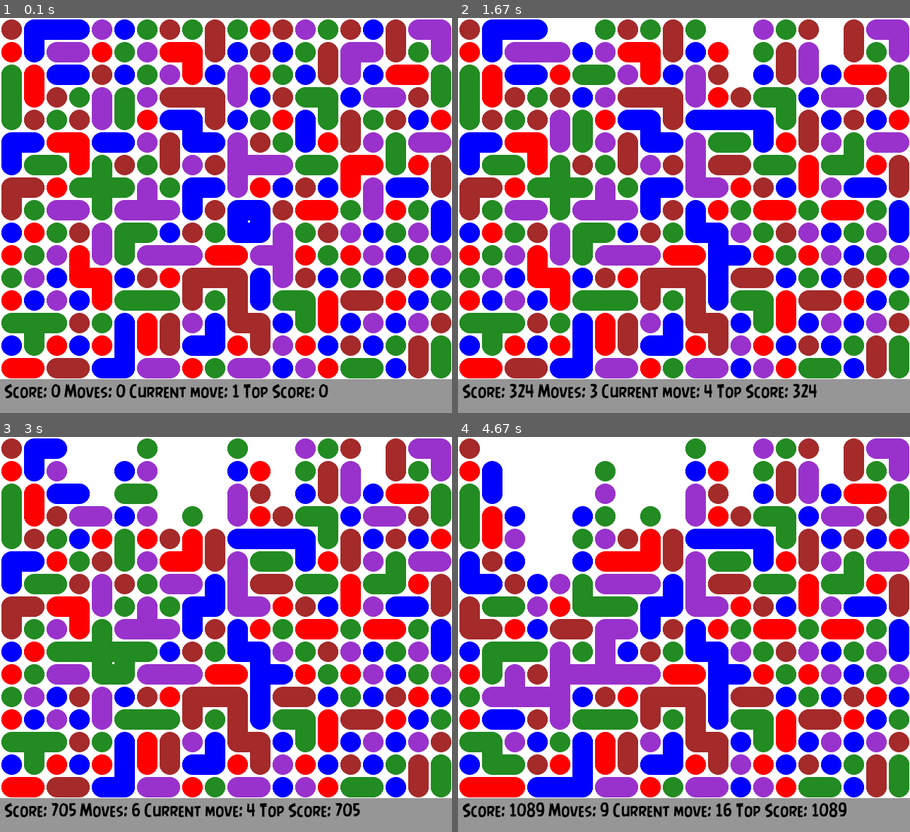
Above: before the commit, frames 1-4 (two rows, left to right).
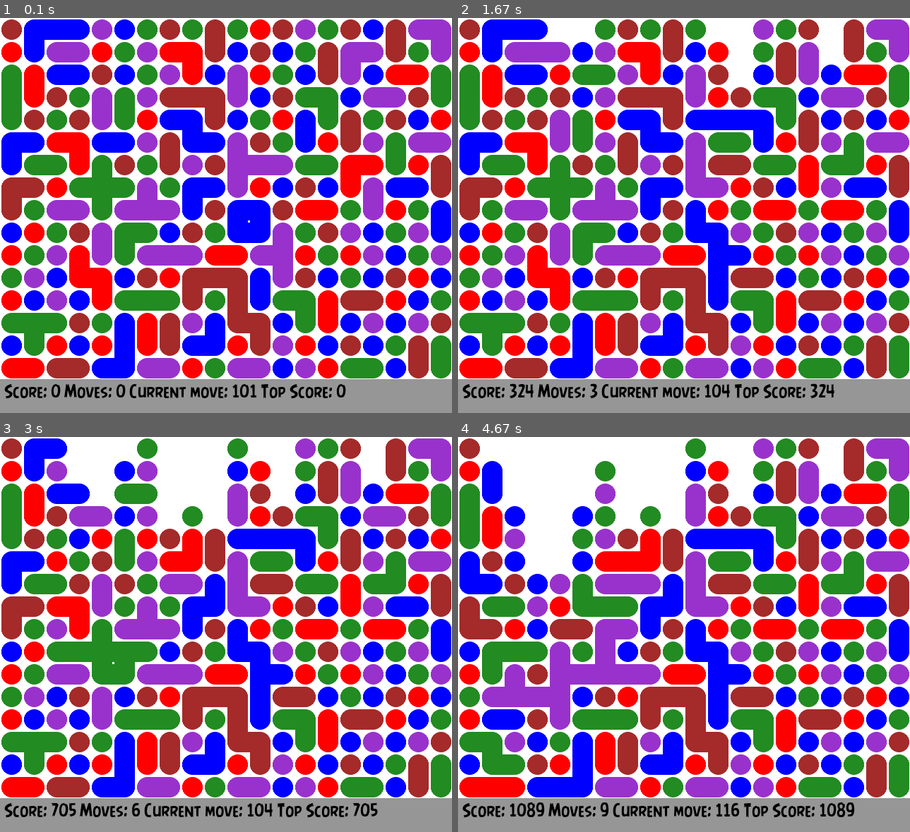
Above: after the commit, the same moments.

Repository: opethe1st/SameGame
Game: pygame game, started from Gui.py
The game is run twice, just before and just after one commit, with the same random seed, the same clock (stepped at 60 frames per second) and the same inputs. The source is Python 2; it was converted automatically to run under Python 3.
Inputs (mouse positions are in pixels of both pictures, inside the frame that each line leads up to):
- Up to frame 1 (0.1 s): no input
- Up to frame 2 (1.67 s): click (828, 203) at 0.38 s; click (543, 306) at 0.72 s; click (738, 251) at 1.05 s; click (575, 136) at 1.38 s
- Up to frame 3 (3 s): click (212, 567) at 1.72 s; click (162, 551) at 2.05 s; click (384, 737) at 2.38 s; click (81, 674) at 2.72 s
- Up to frame 4 (4.67 s): click (552, 559) at 3.05 s; click (557, 677) at 3.38 s; click (846, 725) at 3.72 s; click (548, 780) at 4.05 s; click (543, 658) at 4.38 s

The runs differ from the first frame. In frame 1, 0.4% of the frame differs, in the area x 53-77%, y 92-97%; in frame 2, 0.6%; in frame 3, 0.6%; in frame 4, 0.6%, in the area x 58-88%, y 92-97%.

Commit message:
Clean up scoring code

Diff:
--- a/Gui.py
+++ b/Gui.py
@@ -17,7 +17,6 @@
 
 DIAMETER = 32
 RADIUS = DIAMETER/2
-currentScore = 0
 GameOver = False
 
 
@@ -45,7 +44,7 @@
             if board.balls[x][y]:
                 drawCircle(1,(RADIUS+x*DIAMETER,RADIUS+y*DIAMETER), board.balls[x][y].colour)
     drawJoiningSquare(board,RADIUS)
-    displayscore(board)
+    displayscore(board,0)
 
 def getCircle(board,radius):
     x1,y1 = pygame.mouse.get_pos()
@@ -57,12 +56,11 @@
                 return int((x2-RADIUS)/DIAMETER),int((y2-RADIUS)/DIAMETER)
     return None
 
-def displayscore(board):
-    global currentScore
+def displayscore(board,current):
     pygame.draw.rect(screen, (150,150,150), (0,512,640,48), 0)
     pygame.font.init()
     myfont = pygame.font.Font(basedir + os.sep + "Fonts/angrybirds-regular.ttf", 24)
-    textsurface = myfont.render(' Score: %s Moves: %s Current move: %s Top Score: %s'%(board.score,board.nmoves,currentScore,board.highScore), 1, BLACK,(150,150,150)).convert()
+    textsurface = myfont.render(' Score: %s Moves: %s Current move: %s Top Score: %s'%(board.score,board.nmoves,current,board.highScore), 1, BLACK,(150,150,150)).convert()
     screen.blit(textsurface,(1,515))
     pygame.display.update()
 
@@ -82,8 +80,8 @@
     while True:
         position = getCircle(board,radius=RADIUS)
         if position and not GameOver:
-            currentScore = len(board.findAdjacentBalls(position))**2
-            displayscore(board)
+            currentScore = len(board.findAdjacentBalls(position))**2+100
+            displayscore(board,currentScore)
             pygame.display.update()
 
         for event in pygame.event.get():
--- a/Logic.py
+++ b/Logic.py
@@ -22,15 +22,11 @@
 class Ball:
     def __init__(self,colour = WHITE):
         self.colour = colour
-    def clear(self):
-        self.colour = WHITE
 
 class Square:
     def __init__(self,colour,position):
         self.colour = colour
         self.position = position
-    def clear(self):
-        self.colour = WHITE
 
 class Board:
     def __init__(self, width=20,height=16):
@@ -40,12 +36,8 @@
         self.nballsleft = width*height
         self.nmoves = 0
         self.score = 0
-        f = open(basedir + os.sep +'TopScores.txt','r')
-        score = f.readline()
-        if len(score)>0:
-            self.highScore = int(score)
-        else:
-            self.highScore = 0
+        self.currentScore = 0
+        self.highScore = self.getHighScore()
 
     def initBoard(self):
         for i in range(self.width):
@@ -68,7 +60,7 @@
         x,y = ballposition
         stack = [ballposition]
         visited = [[False for i in xrange(self.height)] for j in xrange(self.width) ]
-        #print x,y
+
         visited[x][y] = True
         connectedballs = [ballposition]
         while stack:
@@ -80,7 +72,7 @@
                     stack.append(position)
                     connectedballs.append(position)
                     visited[x1][y1] = True
-            #print stack
+
         return connectedballs
 
     def joiningSquares(self,side):
@@ -127,19 +119,24 @@
         if self.score>self.highScore:
             self.highScore = self.score
 
+    def getHighScore(self):
+        f = open(basedir + os.sep +'TopScores.txt','r')
+        score = f.readline()
+        if len(score)>0:
+            return int(score)
+        else:
+            return 0
 
-
-
-    def isGameOver(self):
-        def adjacent(position):
-            "returns the list of balls of the same colour adjacent to the ball at position- position"
-            x,y = position
-        for x in xrange(self.width):
-            for y in xrange(self.height):
-                if len(self.adjacent((x,y)))>0 and self.balls[x][y].colour!=WHITE:
-                    return False
+    def updateHighScore(self):
         if self.score>=self.highScore:
             self.highScore = self.score
             f = open(basedir + os.sep +'TopScores.txt','w')
             score = f.write(str(self.score))
+
+    def isGameOver(self):
+        for x in xrange(self.width):
+            for y in xrange(self.height):
+                if len(self.adjacent((x,y)))>0:
+                    return False
+        self.updateHighScore()
         return True
